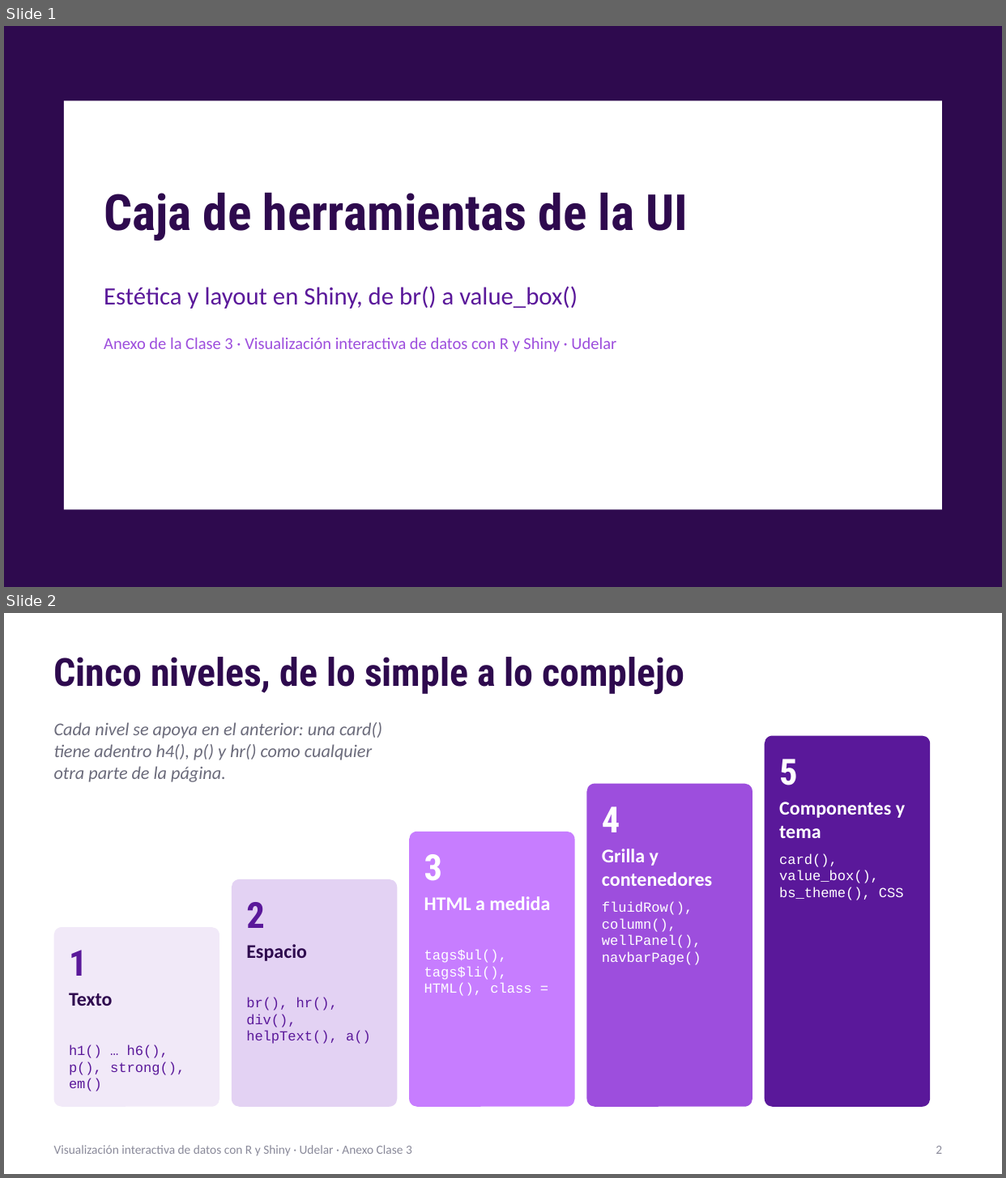
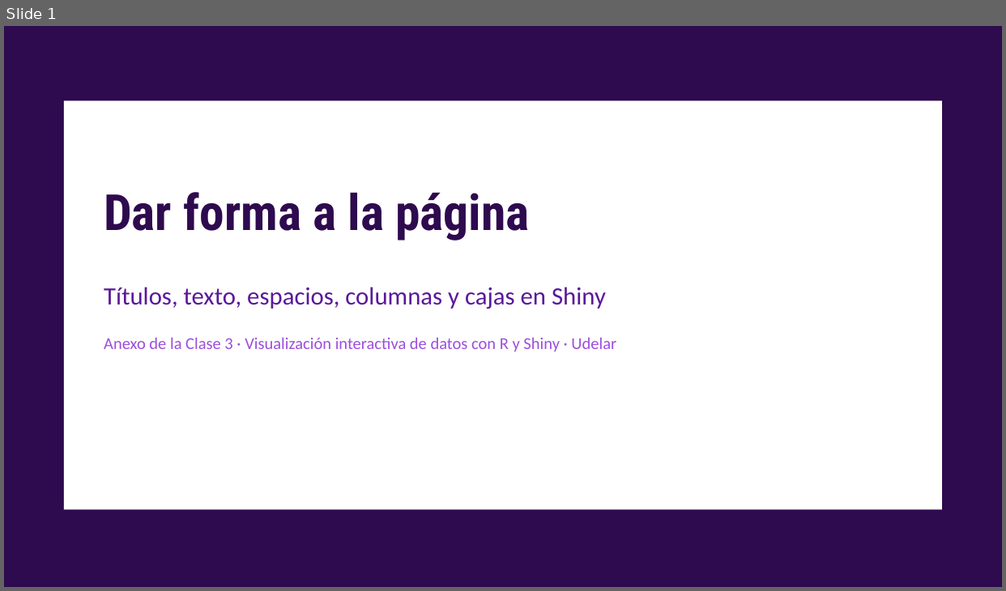
Before and after one commit to nahura99/visualizacion_datos_shiny, a slide deck: clase3/clase3_anexo_ui.pptx. Shown one above the other, each under a label of ours: slides 1 and 2 before the commit, slide 1 after it. The pictures are 1006x1178 and 1006x591 pixels, drawn with LibreOffice and Linux fonts; fonts in the diff are those of the drawing. Boxes give left, top, right and bottom in pixels: in the first picture for what was removed or moved away, otherwise in the second. Text is boxed around its words. In the diff, an @@ line names an element or a change of style, - is before the commit and + after.

```diff
--- a/clase3/clase3_anexo_ui.pptx
+++ b/clase3/clase3_anexo_ui.pptx
@@ slide 2 removed at (4,613,1002,1174), background #FFFFFF @@
@@ title removed at (54,657,685,695) @@
-Cinco niveles, de lo simple a lo complejo
@@ text removed at (54,722,382,782) @@
-Cada nivel se apoya en el anterior: una card() tiene adentro h4(), p() y hr() como cualquier otra parte de la página.
@@ rounded rectangle removed at (765,736,930,1107) @@
@@ text removed at (779,759,797,786) @@
-5
@@ rounded rectangle removed at (586,784,752,1107) @@
@@ text removed at (602,807,620,833) @@
-4
@@ text removed at (779,802,905,838) @@
-Componentes y tema
@@ rounded rectangle removed at (409,832,575,1107) @@
@@ text removed at (424,854,442,881) @@
-3
@@ text removed at (602,849,712,886) @@
-Grilla y contenedores
@@ text removed at (779,854,904,901) @@
-card(), value_box(), bs_theme(), CSS
@@ rounded rectangle removed at (232,879,397,1107) @@
@@ text removed at (246,902,264,928) @@
-2
@@ text removed at (424,897,550,910) @@
-HTML a medida
@@ text removed at (602,901,701,965) @@
-fluidRow(), column(), wellPanel(), navbarPage()
@@ rounded rectangle removed at (54,927,219,1107) @@
@@ text removed at (69,950,87,976) @@
-1
@@ text removed at (246,944,307,961) @@
-Espacio
@@ text removed at (424,949,531,996) @@
-tags$ul(), tags$li(), HTML(), class =
@@ text removed at (69,993,113,1006) @@
-Texto
@@ text removed at (246,997,371,1044) @@
-br(), hr(), div(), helpText(), a()
@@ text removed at (69,1046,185,1092) @@
-h1() … h6(), p(), strong(), em()
@@ text removed at (54,1145,412,1157) @@
-Visualización interactiva de datos con R y Shiny · Udelar · Anexo Clase 3
@@ page number removed at (936,1146,942,1154) @@
-2
@@ slide 1 changed as well @@
@@ title at (104,192,529,241): text changed @@
-Caja de herramientas de la UI
+Dar forma a la página
@@ text at (104,287,606,310): text changed @@
-Estética y layout en Shiny, de br() a value_box()
+Títulos, texto, espacios, columnas y cajas en Shiny
```
Also in this commit, not shown: 9 slides added, 9 other slides removed.
